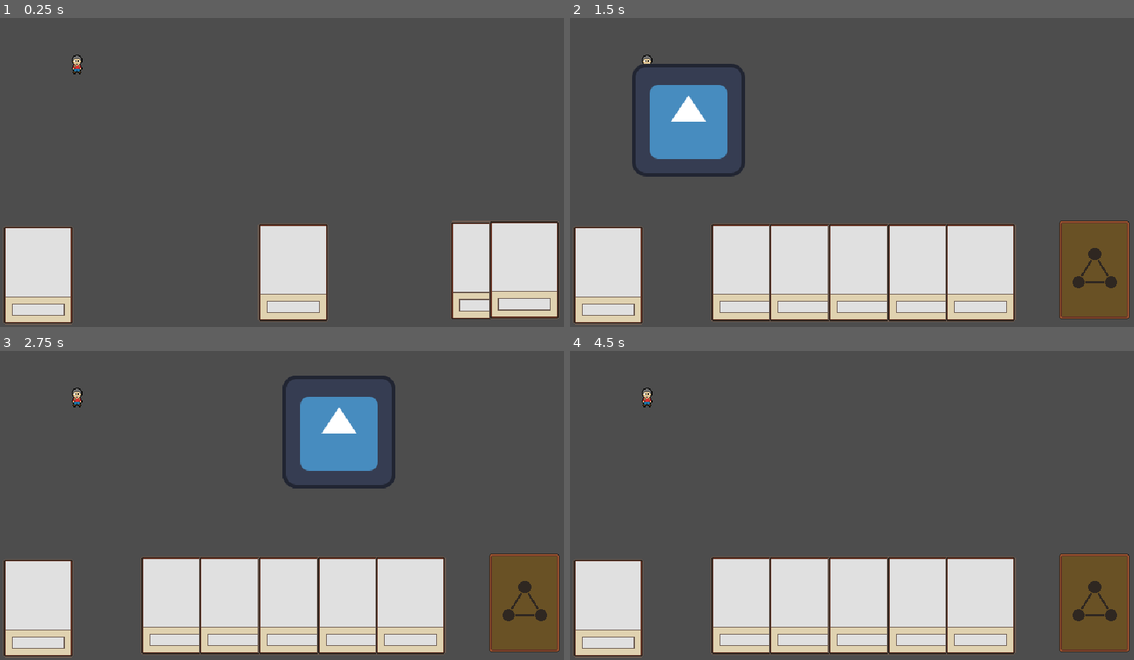
Above: before the commit, frames 1-4 (two rows, left to right).
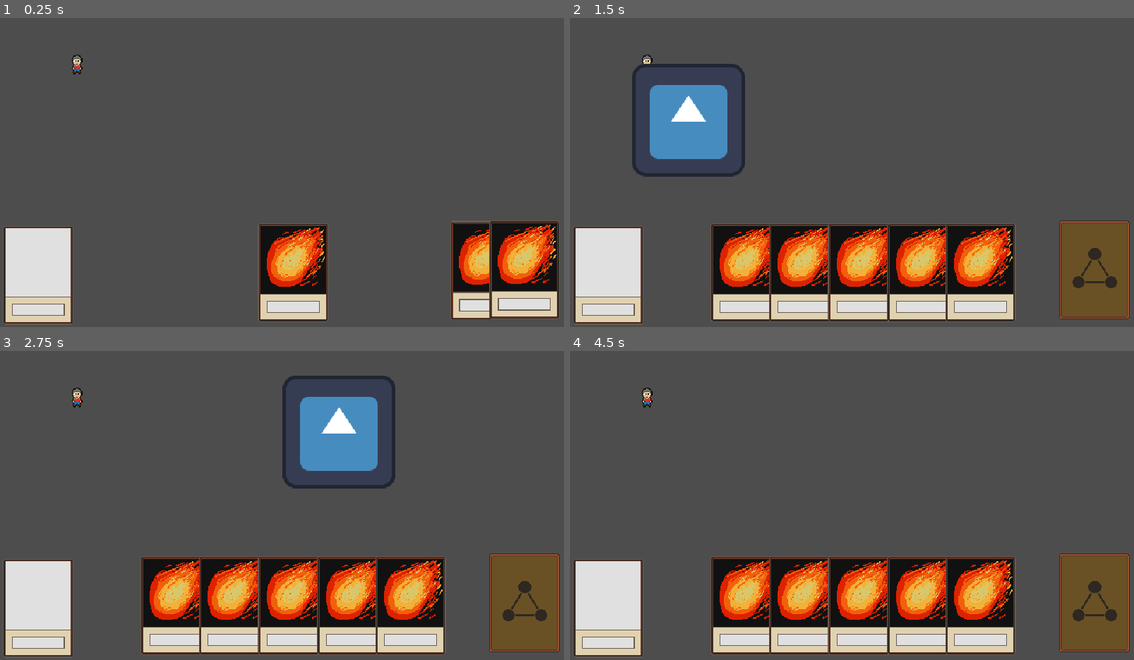
Above: after the commit, the same moments.

Repository: HaywardMorihara/action-card-game
Game: Godot game, scene res://Main.tscn
Same seed, same stepped clock (60 frames per second), same inputs: the game is played once before the commit and once after it. The engine's default icon, where the game draws it, is replaced by a stand-in: a white triangle on a blue panel in a dark square.
Inputs (mouse positions are in pixels of both pictures, inside the frame that each line leads up to):
- Up to frame 1 (0.25 s): no input
- Up to frame 2 (1.5 s): move the mouse to (976, 150) at 0.52 s; hold Space (ui_select) 0.53-1.28 s; move the mouse to (739, 184) at 1.27 s; click (739, 184) at 1.35 s
- Up to frame 3 (2.75 s): tap Space (ui_select) at 1.52, 1.55, 1.82 s; tap Enter at 2 s; move the mouse to (338, 431) at 2.02 s; hold Space (ui_select) from 2.03 s (still down)
- Up to frame 4 (4.5 s): move the mouse to (823, 564) at 2.77 s; release Space (ui_select) at 2.78 s; click (823, 564) at 2.85 s; tap Space (ui_select) at 3.02, 3.05, 3.32 s; move the mouse to (1021, 548) at 3.52 s; hold Space (ui_select) 3.53-4.28 s; tap Enter at 4.25 s; move the mouse to (682, 452) at 4.27 s; click (682, 452) at 4.35 s

The runs differ from the first frame. In frame 1, 6.5% of the frame differs, in the area x 46-99%, y 66-90%; in frame 2, 11%, in the area x 25-79%, y 67-90%; in frame 3, 11%; in frame 4, 11%.
Error before the commit: Parse Error: Too few arguments for "move_child()" call. Expected at least 2 but received 0. (res://card_game/DiscardPile.gd:8)

Commit message:
Playing with Cards as Resources (doesn't work because of signals)

Diff:
--- a/card_game/Card.gd
+++ b/card_game/Card.gd
@@ -1,13 +1,16 @@
 class_name Card extends Node2D
 
+# TODO Investigate - Tried making CardEffect a Resource, but then, I couldn't connect signals to it (PointAndClickEffect)
+#@export var effect : CardEffect
+
 @export_file("*.gd") var effect_filepath : String
+@onready var effect : CardEffect = load(effect_filepath).new();
 
 var animation_move_speed : float = 0.1
 
-@onready var effect : CardEffect = load(effect_filepath).new();
-
 func play():
-	GlobalSignals.execute.emit(effect.execute)
+	assert(effect, "Card effect must be set in order to play it!");
+	GlobalSignals.execute.emit(effect.execute);
 
 func get_effect_description() -> String:
 	return effect.get_description();
--- a/card_game/Card.tscn
+++ b/card_game/Card.tscn
@@ -6,5 +6,5 @@
 [node name="Card" type="Node2D"]
 script = ExtResource("1_ftvbs")
 
-[node name="Sprite2D" type="Sprite2D" parent="."]
+[node name="CardTemplate" type="Sprite2D" parent="."]
 texture = ExtResource("2_uykmo")
--- a/card_game/CardEffect.gd
+++ b/card_game/CardEffect.gd
@@ -1,4 +1,6 @@
-class_name CardEffect extends Node2D
+# TODO Investigate: Tried making a Resource, but then I couldn't connect signals to it (PointAndClickEffect)
+#class_name CardEffect extends Resource
+class_name CardEffect extends Node
 
 var next_effect : CardEffect
 
--- a/card_game/DiscardPile.gd
+++ b/card_game/DiscardPile.gd
@@ -1,28 +1,23 @@
 extends Node2D
 
-var contents : Array[Card] = []
+@onready var contents : Node = $Contents;
 
-func move_from_discard_to_hand(card : Card):
-	# TODO
-	pass
-	move_child()
+func add_card(card : Card):
+	# TODO Is this the right order?
+	contents.add_child(card);
+	# Note: Necessary when you add a child (set its position)
+	card.position = Vector2.ZERO;
 
-func move_from_discard_to_top_of_deck(card : Card):
-	# TODO
-	pass
+func remove(card : Card) -> Card:
+	var hand_contents : Array = contents.get_children();
+	for i in len(contents):
+		if hand_contents[i] == card:
+			contents.remove_at(i);
+			return card;
+	return null
 
-func move_from_discard_to_bottom_of_deck(card : Card):
-	# TODO
-	pass
-
-func move_all_from_discard_to_top_of_deck():
-	# TODO
-	pass
-
-func move_all_from_discard_to_bottom_of_deck():
-	# TODO
-	pass
-
-func remove_from_discard(card : Card):
-	# TODO
-	pass
+func remove_all() -> Array[Card]:
+	var removed_cards : Array = contents.get_children();
+	for c in removed_cards:
+		contents.remove_child(c);
+	return removed_cards;
--- a/card_game/cards/FireballCard.tscn
+++ b/card_game/cards/FireballCard.tscn
@@ -1,6 +1,10 @@
-[gd_scene load_steps=2 format=3 uid="uid://cxwwu74nc3h1f"]
+[gd_scene load_steps=3 format=3 uid="uid://cxwwu74nc3h1f"]
 
 [ext_resource type="PackedScene" uid="uid://dixa05st8m4cw" path="res://card_game/Card.tscn" id="1_wfk2e"]
+[ext_resource type="Texture2D" uid="uid://efe1r5d1osfk" path="res://assets/art/cards/fireball_card.png" id="3_ucc65"]
 
 [node name="FireballCard" instance=ExtResource("1_wfk2e")]
 effect_filepath = "res://card_game/effects/AimAndShootFireballEffect.gd"
+
+[node name="CardImage" type="Sprite2D" parent="." index="1"]
+texture = ExtResource("3_ucc65")
--- a/card_game/effects/AimAndShootFireballEffect.gd
+++ b/card_game/effects/AimAndShootFireballEffect.gd
@@ -1,4 +1,4 @@
-class_name ShootFireballEffect extends CardEffect
+class_name AimAndShootFireballEffect extends CardEffect
 
 func get_description() -> String:
 	return "Summons a fireball and shoots based on the player's aim"
